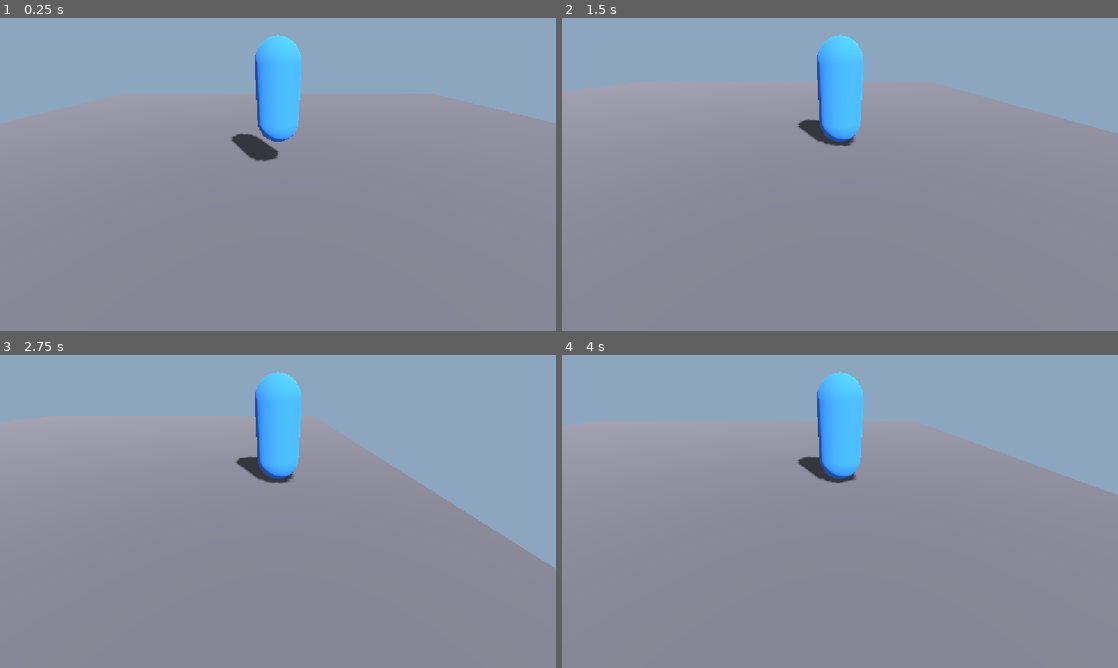
Above: before the commit, frames 1-4 (two rows, left to right).
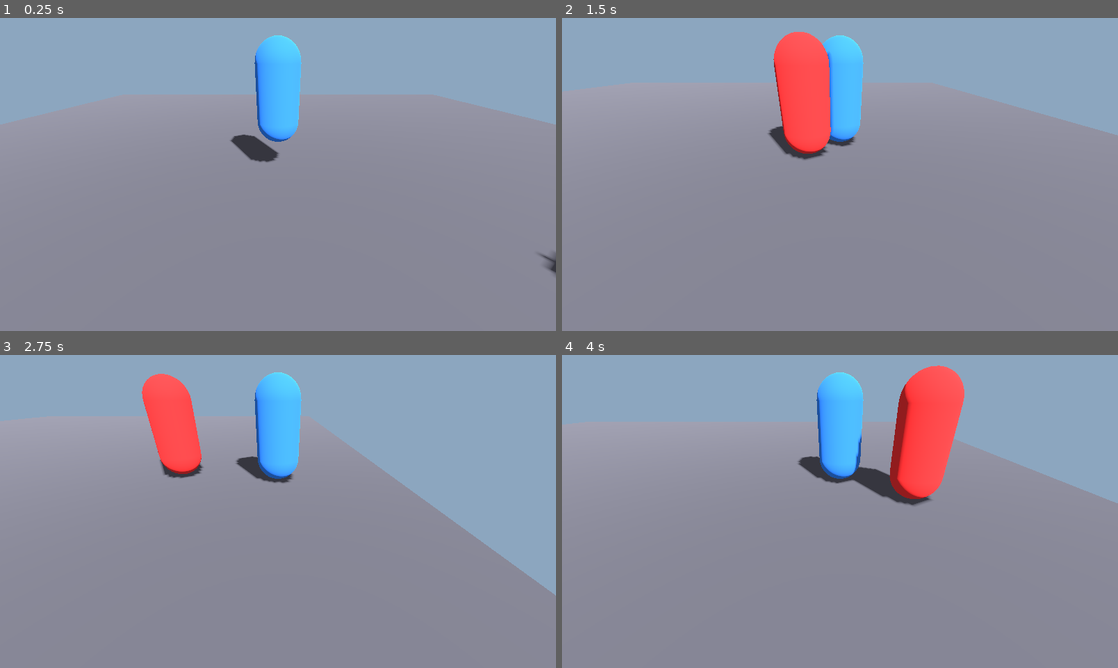
Above: after the commit, the same moments.

Repository: jacob-studer/rogueliteprototype
Game: Godot game, scene res://scenes/Main.tscn
Same seed, same stepped clock (60 frames per second), same inputs: the game is played once before the commit and once after it.
Inputs:
- Up to frame 1 (0.25 s): no input
- Up to frame 2 (1.5 s): hold D (move_right) 0.53-1.28 s; hold S (move_backward) from 1.28 s (still down)
- Up to frame 3 (2.75 s): release S (move_backward) at 2.03 s; hold D (move_right) from 2.03 s (still down)
- Up to frame 4 (4 s): release D (move_right) at 2.78 s; hold W (move_forward) 2.78-3.53 s; hold A (move_left) from 3.53 s (still down)

The runs differ from the first frame. In frame 1, 0.3% of the frame differs, in the area x 41-100%, y 5-83%; in frame 2, 3.8%; in frame 3, 4.6%; in frame 4, 5.5%, in the area x 42-100%, y 3-49%.

Commit message:
Update to app_userdata version with enemy chase behavior.
Syncs the Godot project from the active development folder, adding Enemy scene/script and latest Main/Player updates.

Diff:
--- a/icon.svg
+++ b/icon.svg
@@ -1 +1,4 @@
-<svg xmlns="http://www.w3.org/2000/svg" width="128" height="128"><rect width="124" height="124" x="2" y="2" fill="#363d52" stroke="#212532" stroke-width="4" rx="14"/><g fill="#fff" transform="translate(12.322 12.322)scale(.101)"><path d="M105 673v33q407 354 814 0v-33z"/><path fill="#478cbf" d="m105 673 152 14q12 1 15 14l4 67 132 10 8-61q2-11 15-15h162q13 4 15 15l8 61 132-10 4-67q3-13 15-14l152-14V427q30-39 56-81-35-59-83-108-43 20-82 47-40-37-88-64 7-51 8-102-59-28-123-42-26 43-46 89-49-7-98 0-20-46-46-89-64 14-123 42 1 51 8 102-48 27-88 64-39-27-82-47-48 49-83 108 26 42 56 81zm0 33v39c0 276 813 276 814 0v-39l-134 12-5 69q-2 10-14 13l-162 11q-12 0-16-11l-10-65H446l-10 65q-4 11-16 11l-162-11q-12-3-14-13l-5-69z"/><path d="M483 600c0 34 58 34 58 0v-86c0-34-58-34-58 0z"/><circle cx="725" cy="526" r="90"/><circle cx="299" cy="526" r="90"/></g><g fill="#414042" transform="translate(12.322 12.322)scale(.101)"><circle cx="307" cy="532" r="60"/><circle cx="717" cy="532" r="60"/></g></svg>
+<svg xmlns="http://www.w3.org/2000/svg" width="128" height="128">
+  <rect width="128" height="128" rx="16" fill="#478cbf"/>
+  <path fill="#ffffff" d="M64 24 L88 88 L64 72 L40 88 Z"/>
+</svg>
--- a/project.godot
+++ b/project.godot
@@ -8,17 +8,21 @@
 
 config_version=5
 
+[animation]
+
+compatibility/default_parent_skeleton_in_mesh_instance_3d=true
+
 [application]
 
-config/name="rogueliteprototype"
+config/name="Roguelite Prototype"
 run/main_scene="res://scenes/Main.tscn"
 config/features=PackedStringArray("4.7", "Forward Plus")
 config/icon="res://icon.svg"
 
 [display]
 
-window/stretch/mode="canvas_items"
-window/stretch/aspect="expand"
+window/size/viewport_width=1280
+window/size/viewport_height=720
 
 [input]
 
@@ -42,11 +46,3 @@
 "events": [Object(InputEventKey,"resource_local_to_scene":false,"resource_name":"","device":-1,"window_id":0,"alt_press …(192 unchanged characters)…
 ]
 }
-
-[physics]
-
-3d/physics_engine="Jolt Physics"
-
-[rendering]
-
-rendering_device/driver.windows="d3d12"
--- /dev/null
+++ b/scenes/Enemy.tscn
@@ -0,0 +1,26 @@
+[gd_scene load_steps=5 format=3 uid="uid://benemy001"]
+
+[ext_resource type="Script" path="res://scripts/enemy.gd" id="1_script"]
+
+[sub_resource type="CapsuleShape3D" id="CapsuleShape3D_enemy"]
+radius = 0.4
+height = 1.8
+
+[sub_resource type="CapsuleMesh" id="CapsuleMesh_enemy"]
+radius = 0.4
+height = 1.8
+
+[sub_resource type="StandardMaterial3D" id="StandardMaterial3D_enemy"]
+albedo_color = Color(0.9, 0.2, 0.2, 1)
+
+[node name="Enemy" type="CharacterBody3D"]
+script = ExtResource("1_script")
+
+[node name="CollisionShape3D" type="CollisionShape3D" parent="."]
+transform = Transform3D(1, 0, 0, 0, 1, 0, 0, 0, 1, 0, 0.9, 0)
+shape = SubResource("CapsuleShape3D_enemy")
+
+[node name="MeshInstance3D" type="MeshInstance3D" parent="."]
+transform = Transform3D(1, 0, 0, 0, 1, 0, 0, 0, 1, 0, 0.9, 0)
+mesh = SubResource("CapsuleMesh_enemy")
+surface_material_override/0 = SubResource("StandardMaterial3D_enemy")
--- a/scenes/Main.tscn
+++ b/scenes/Main.tscn
@@ -1,6 +1,7 @@
-[gd_scene load_steps=6 format=3 uid="uid://bmain001"]
+[gd_scene load_steps=7 format=3 uid="uid://bmain001"]
 
 [ext_resource type="PackedScene" uid="uid://bplayer001" path="res://scenes/Player.tscn" id="1_player"]
+[ext_resource type="PackedScene" uid="uid://benemy001" path="res://scenes/Enemy.tscn" id="2_enemy"]
 
 [sub_resource type="BoxMesh" id="BoxMesh_floor"]
 size = Vector3(20, 0.2, 20)
@@ -38,3 +39,6 @@
 
 [node name="Player" parent="." instance=ExtResource("1_player")]
 transform = Transform3D(1, 0, 0, 0, 1, 0, 0, 0, 1, 0, 1, 0)
+
+[node name="Enemy" parent="." instance=ExtResource("2_enemy")]
+transform = Transform3D(1, 0, 0, 0, 1, 0, 0, 0, 1, 5, 1, 5)
--- a/scenes/Player.tscn
+++ b/scenes/Player.tscn
@@ -13,7 +13,7 @@
 [sub_resource type="StandardMaterial3D" id="StandardMaterial3D_player"]
 albedo_color = Color(0.2, 0.5, 0.9, 1)
 
-[node name="Player" type="CharacterBody3D"]
+[node name="Player" type="CharacterBody3D" groups=["player"]]
 script = ExtResource("1_script")
 
 [node name="CollisionShape3D" type="CollisionShape3D" parent="."]
--- /dev/null
+++ b/scripts/enemy.gd
@@ -0,0 +1,28 @@
+extends CharacterBody3D
+
+const SPEED := 3.0
+
+var player: Node3D
+
+
+func _ready() -> void:
+	# Find the player by group instead of a hardcoded path, so this
+	# enemy scene can be placed anywhere without breaking.
+	player = get_tree().get_first_node_in_group("player")
+
+
+func _physics_process(delta: float) -> void:
+	if not is_on_floor():
+		velocity += get_gravity() * delta
+
+	if player:
+		var direction := player.global_position - global_position
+		direction.y = 0.0
+		direction = direction.normalized()
+		velocity.x = direction.x * SPEED
+		velocity.z = direction.z * SPEED
+	else:
+		velocity.x = 0.0
+		velocity.z = 0.0
+
+	move_and_slide()
Not shown, added: scripts/enemy.gd.uid
Not shown, changed: scripts/player.gd.uid
Not shown, changed: .gitignore
